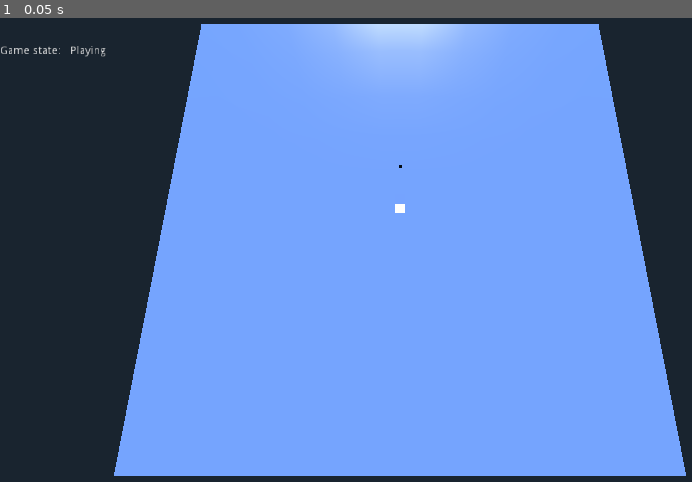
Above: before the commit, frame 1.
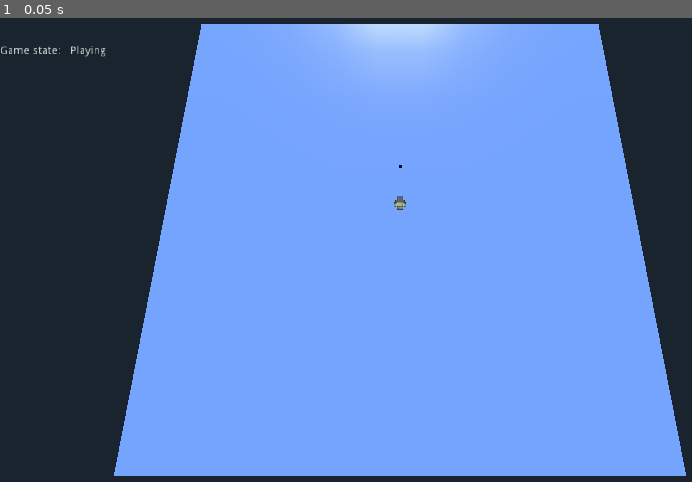
Above: after the commit, the same moment.

Repository: Kehnosoft/BloodPilkki
Game: Godot game, scene res://Scenes/TestMapPleaseIgnore.tscn
Two runs of this game, one before a commit and one after it. Both use one fixed random seed, a clock stepped at 60 frames per second and the inputs below.
Inputs:
- Up to frame 1 (0.05 s): no input

The runs differ from the first frame. In frame 1, less than 0.1% of the frame differs, in the area x 56-59%, y 38-43%.

Commit message:
Added Kenney 3D dummy character as player.

Diff:
--- a/BloodPilkki/Prefabs/Player.tscn
+++ b/BloodPilkki/Prefabs/Player.tscn
@@ -1,20 +1,66 @@
-[gd_scene load_steps=5 format=2]
+[gd_scene load_steps=7 format=2]
 
 [ext_resource path="res://Scripts/Player.gd" type="Script" id=1]
+[ext_resource path="res://Assets/skin_manAlternative.png" type="Texture" id=2]
+[ext_resource path="res://Assets/advancedCharacter.obj" type="ArrayMesh" id=3]
 
-[sub_resource type="BoxShape" id=4]
+[sub_resource type="BoxShape" id=1]
 
 extents = Vector3( 1, 1, 1 )
 
-[sub_resource type="CubeMesh" id=3]
+[sub_resource type="SpatialMaterial" id=2]
 
-custom_aabb = AABB( 0, 0, 0, 0, 0, 0 )
-size = Vector3( 2, 2, 2 )
-subdivide_width = 0
-subdivide_height = 0
-subdivide_depth = 0
+render_priority = 0
+flags_transparent = false
+flags_unshaded = false
+flags_vertex_lighting = false
+flags_no_depth_test = false
+flags_use_point_size = false
+flags_world_triplanar = false
+flags_fixed_size = false
+flags_albedo_tex_force_srgb = false
+vertex_color_use_as_albedo = false
+vertex_color_is_srgb = false
+params_diffuse_mode = 0
+params_specular_mode = 0
+params_blend_mode = 0
+params_cull_mode = 0
+params_depth_draw_mode = 0
+params_line_width = 1.0
+params_point_size = 1.0
+params_billboard_mode = 0
+params_grow = false
+params_use_alpha_scissor = false
+albedo_color = Color( 1, 1, 1, 1 )
+albedo_texture = ExtResource( 2 )
+metallic = 0.0
+metallic_specular = 0.5
+metallic_texture_channel = 0
+roughness = 0.0
+roughness_texture_channel = 0
+emission_enabled = false
+normal_enabled = false
+rim_enabled = false
+clearcoat_enabled = false
+anisotropy_enabled = false
+ao_enabled = false
+depth_enabled = false
+subsurf_scatter_enabled = false
+transmission_enabled = false
+refraction_enabled = false
+detail_enabled = false
+uv1_scale = Vector3( 1, 1, 1 )
+uv1_offset = Vector3( 0, 0, 0 )
+uv1_triplanar = false
+uv1_triplanar_sharpness = 1.0
+uv2_scale = Vector3( 1, 1, 1 )
+uv2_offset = Vector3( 0, 0, 0 )
+uv2_triplanar = false
+uv2_triplanar_sharpness = 1.0
+proximity_fade_enable = false
+distance_fade_enable = false
 
-[sub_resource type="SphereShape" id=5]
+[sub_resource type="SphereShape" id=3]
 
 radius = 1.0
 
@@ -38,14 +84,14 @@
 [node name="CollisionShape2" type="CollisionShape" parent="." index="0"]
 
 transform = Transform( 1, 0, 0, 0, 2.5, 0, 0, 0, 1, 0, 2.47845, 0 )
-shape = SubResource( 4 )
+shape = SubResource( 1 )
 disabled = false
 
 [node name="Model" type="MeshInstance" parent="." index="1"]
 
-transform = Transform( 1, 0, 0, 0, 2.5, 0, 0, 0, 1, 0, 2.47845, 0 )
+transform = Transform( -0.3, 0, -2.62268e-008, 0, 0.3, 0, 2.62268e-008, 0, -0.3, 0, 0, 0 )
 layers = 1
-material_override = null
+material_override = SubResource( 2 )
 cast_shadow = 1
 extra_cull_margin = 0.0
 use_in_baked_light = false
@@ -53,10 +99,15 @@
 lod_min_hysteresis = 0.0
 lod_max_distance = 0.0
 lod_max_hysteresis = 0.0
-mesh = SubResource( 3 )
+mesh = ExtResource( 3 )
 skeleton = NodePath("..")
 material/0 = null
-_sections_unfolded = [ "Transform" ]
+material/1 = null
+material/2 = null
+material/3 = null
+material/4 = null
+material/5 = null
+_sections_unfolded = [ "Geometry", "Transform" ]
 
 [node name="Player" type="Area" parent="." index="2"]
 
--- a/BloodPilkki/Scripts/Player.gd
+++ b/BloodPilkki/Scripts/Player.gd
@@ -20,7 +20,7 @@
 const DEACCEL = 8
 
 const DEAD_ZONE = 0.2
-const ROTATION_SPEED = 0.1
+const ROTATION_SPEED = 0.15
 
 func _ready():
 	level = get_owner()
Not shown, added: BloodPilkki/Assets/advancedCharacter.obj
Not shown, added: BloodPilkki/Assets/advancedCharacter.obj.import
Binary file added: BloodPilkki/Assets/skin_man.png
Not shown, added: BloodPilkki/Assets/skin_man.png.import
Binary file added: BloodPilkki/Assets/skin_manAlternative.png
Not shown, added: BloodPilkki/Assets/skin_manAlternative.png.import
Not shown: 1 places in BloodPilkki/Prefabs/Player.tscn that only renumber resources
